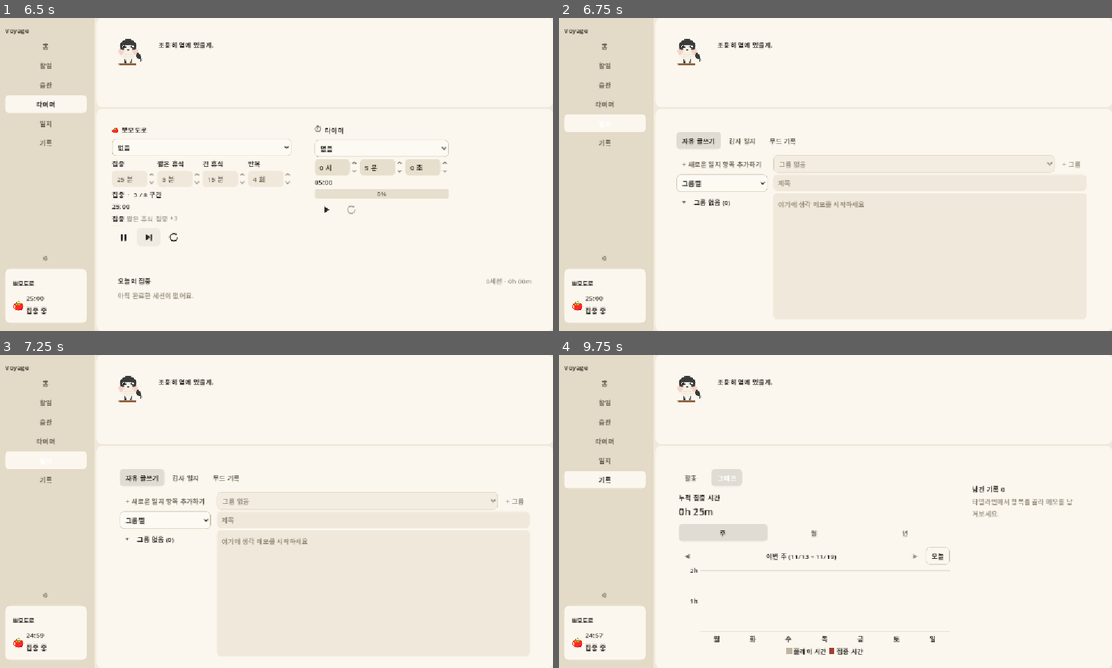
Above: before the commit, frames 1-4 (two rows, left to right).
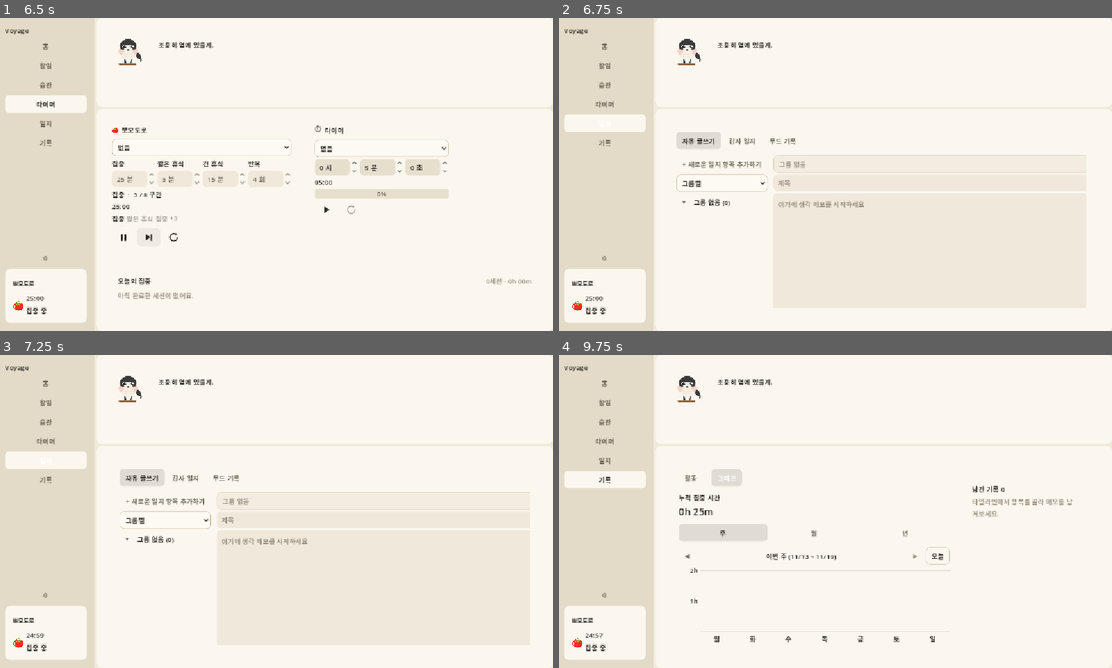
Above: after the commit, the same moments.

Repository: gee03143/voyager
Game: Godot game, scene res://scenes/MainShell.tscn
The game is run twice, just before and just after one commit, with the same random seed, the same clock (stepped at 60 frames per second) and the same inputs.
Inputs (mouse positions are in pixels of both pictures, inside the frame that each line leads up to):
- Up to frame 1 (6.5 s): click "홈" at 0.5 s; click "할일" at 1.25 s; click "습관" at 2 s; click "타이머" at 2.75 s; click (121, 237) at 3.52 s; click (121, 237) at 4.27 s; click (149, 237) at 5 s; click (149, 237) at 5.75 s
- Up to frame 2 (6.75 s): click "일지" at 6.5 s
- Up to frame 3 (7.25 s): no input
- Up to frame 4 (9.75 s): click "기록" at 7.25 s; click "⚙" at 8 s; click "활동" at 8.75 s; click "그래프" at 9.5 s

Frame 1 is identical in both runs. In frame 2, less than 0.1% of the frame differs, in the area x 88-96%, y 43-50%; in frame 3, less than 0.1%; in frame 4, 0.2%, in the area x 21-56%, y 45-96%.

Commit message:
서브탭 넘길때도 위젯 애니메이션 적용
* 매인 탭은 좌우, 서브 탭은 상하

Diff:
--- /dev/null
+++ b/scripts/commonui/panel_enter.gd
@@ -0,0 +1,47 @@
+class_name PanelEnter
+extends RefCounted
+
+# 패널이 한쪽에서 미끄러져 들어오는 연출. 콘텐츠 스왑과 탭 전환이 함께 쓴다.
+# 들어오는 방향은 표면마다 따로 정한다 — 시간과 이징을 표면마다 정하는 것과 같은 이유다.
+# 나가는 쪽은 다루지 않는다 — 거두는 데 시간을 쓰면 새 화면이 그만큼 늦게 시작한다.
+#
+# 컨테이너는 자식의 위치를 재배치마다 되돌리므로(docs/architecture/ui-animation.md)
+# 반드시 컨테이너가 아닌 래퍼 안에 있는 패널에만 걸 것.
+
+const DIST_PX := 48.0        # 들어오는 거리. 화면 크기에 비하면 짧다 — 멀리서 날아오면 이동이 주인공이 된다
+
+const FROM_LEFT := Vector2(-DIST_PX, 0.0)
+const FROM_BELOW := Vector2(0.0, DIST_PX)
+
+# 패널을 담을 자리. 호출부가 원하는 컨테이너에 직접 붙인다.
+static func make_wrap() -> Control:
+	var wrap := Control.new()
+	wrap.clip_contents = true                      # 콘텐츠는 무슨 일이 있어도 이 영역을 벗어나지 않는다
+	wrap.mouse_filter = Control.MOUSE_FILTER_IGNORE
+	return wrap
+
+# 패널을 래퍼에 넣고 정확히 채우게 만든다.
+static func adopt(wrap: Control, panel: Control) -> void:
+	if panel.get_parent() != wrap:
+		panel.reparent(wrap, false)                # 전역 변형 보정이 오프셋으로 남지 않게
+	# set_anchors_preset은 앵커만 바꾸고 오프셋은 그대로 둔다(Control.xml).
+	panel.set_anchors_and_offsets_preset(Control.PRESET_FULL_RECT)
+
+# 시간은 표면마다 따로 정한다. 큰 것이 느리게 움직여야 무겁게 느껴진다.
+static func play(host: Node, panel: Control, sec: float, from: Vector2 = FROM_BELOW) -> Tween:
+	panel.position = from
+	panel.modulate.a = 0.0                         # 재사용되는 인스턴스라 매번 같은 자리에서 시작시킨다
+	var t := host.create_tween().set_parallel()
+	t.tween_property(panel, "position", Vector2.ZERO, sec) \
+		.set_trans(Tween.TRANS_CUBIC).set_ease(Tween.EASE_OUT)   # 도착하며 멈추는 감속
+	t.tween_property(panel, "modulate:a", 1.0, sec * 0.5)
+	return t
+
+# 연출 없이 제자리로. 아직 화면에 없는 패널에 연출을 걸면 보이지도 않고 소진된다.
+static func settle(panel: Control) -> void:
+	panel.position = Vector2.ZERO
+	panel.modulate.a = 1.0
+
+static func kill(t: Tween) -> void:
+	if t != null and t.is_valid():
+		t.kill()
--- a/scripts/main_shell.gd
+++ b/scripts/main_shell.gd
@@ -12,8 +12,6 @@
 
 # 화면 전체가 바뀌는 가장 큰 변화라 탭 전환보다 길게 잡았다. F6에서 눈으로 조정할 값.
 const SWAP_ENTER_SEC := 0.35
-# 들어오는 거리. 화면 폭에 비하면 짧다 — 멀리서 날아오면 이동 자체가 주인공이 된다.
-const SWAP_ENTER_PX := 48.0
 
 @onready var nav_list: VBoxContainer = $Sidebar/Margin/VBox/NavList
 @onready var content_area: PanelContainer = $MainColumn/BodyRow/ContentArea
@@ -66,42 +64,21 @@
 		_content = null
 	if CONTENT_SCENES.has(index):
 		_content = PanelPool.get_instance(CONTENT_SCENES[index], null)
-		_content.reparent(_swap_wrap, false)
+		PanelEnter.adopt(_swap_wrap, _content as Control)
 		_content.visible = true
 		if _content.has_method("on_shown"):
 			_content.on_shown()
-		_enter_content()
+		# 사이드바에서 고르는 화면이라 옆에서 들어온다. 탭은 콘텐츠 안이라 아래에서 올라온다.
+		_swap_tween = PanelEnter.play(self, _content as Control, SWAP_ENTER_SEC, PanelEnter.FROM_LEFT)
 
 # 콘텐츠 영역은 PanelContainer라 자식의 위치를 재배치 때마다 되돌린다(docs/architecture/ui-animation.md).
-# 패널 안 목록이 다시 그려질 때마다 그 재배치가 일어나므로, 순수 Control을 한 겹 끼워
-# 그 안쪽에서 움직이게 한다. 씬은 안 건드리고 코드에서 만든다.
+# 패널 안 목록이 다시 그려질 때마다 그 재배치가 일어나므로 래퍼를 한 겹 끼운다.
 func _init_swap_wrap() -> void:
-	_swap_wrap = Control.new()
-	# 콘텐츠는 무슨 일이 있어도 이 영역을 벗어나지 않는다.
-	# 패널이 영역보다 큰 최소 크기를 가지면 내용이 위아래로 넘쳐 배너까지 덮는다.
-	_swap_wrap.clip_contents = true
-	_swap_wrap.mouse_filter = Control.MOUSE_FILTER_IGNORE
+	_swap_wrap = PanelEnter.make_wrap()
 	content_area.add_child(_swap_wrap)
 
-# 화면은 언제나 왼쪽에서 오른쪽으로 들어온다.
-# 항목 위치에 따라 방향을 바꾸면 같은 조작에 매번 다른 움직임이 나와 오히려 혼란스럽다.
-func _enter_content() -> void:
-	var panel := _content as Control
-	if panel == null:
-		return
-	# set_anchors_preset은 앵커만 바꾸고 오프셋은 그대로 둔다(Control.xml).
-	# 오프셋까지 잡아야 래퍼를 정확히 채운다.
-	panel.set_anchors_and_offsets_preset(Control.PRESET_FULL_RECT)
-	panel.position.x = -SWAP_ENTER_PX
-	panel.modulate.a = 0.0                               # 재사용되는 인스턴스라 매번 같은 자리에서 시작시킨다
-	_swap_tween = create_tween().set_parallel()
-	_swap_tween.tween_property(panel, "position:x", 0.0, SWAP_ENTER_SEC) \
-		.set_trans(Tween.TRANS_CUBIC).set_ease(Tween.EASE_OUT)   # 도착하며 멈추는 감속
-	_swap_tween.tween_property(panel, "modulate:a", 1.0, SWAP_ENTER_SEC * 0.5)
-
 func _kill_swap_tween() -> void:
-	if _swap_tween != null and _swap_tween.is_valid():
-		_swap_tween.kill()
+	PanelEnter.kill(_swap_tween)
 	_swap_tween = null
 
 func _init_mini_widget() -> void:
--- a/scripts/record/journal/journal_dashboard.gd
+++ b/scripts/record/journal/journal_dashboard.gd
@@ -4,12 +4,38 @@
 @onready var freeform_tab: Control = $Margin/Main/FreeformTab
 @onready var gratitude_tab: Control = $Margin/Main/GratitudeTab
 @onready var mood_tab: Control = $Margin/Main/MoodTab
+@onready var main_vbox: VBoxContainer = $Margin/Main
+
+# 바뀌는 영역이 화면 전체보다 작으므로 콘텐츠 스왑(0.35)보다 짧다. F6에서 눈으로 조정할 값.
+const TAB_ENTER_SEC := 0.22
+
+var _wrap: Control
+var _tween: Tween
 
 func _ready() -> void:
+	_init_wrap()
 	tab_row.tab_selected.connect(_on_tab_selected)
 	tab_row.set_tabs(["JOURNAL_TAB_FREEFORM", "JOURNAL_TAB_GRATITUDE", "JOURNAL_TAB_MOOD"])
 
+# 탭 패널은 한 번에 하나만 보이므로 세로로 쌓아둘 이유가 없다.
+# 래퍼 하나에 겹쳐 넣으면 컨테이너가 위치를 되돌리지 않아 연출을 걸 수 있다.
+func _init_wrap() -> void:
+	_wrap = PanelEnter.make_wrap()
+	_wrap.size_flags_vertical = Control.SIZE_EXPAND_FILL
+	main_vbox.add_child(_wrap)                     # TabRow 다음 자리
+	for tab in [freeform_tab, gratitude_tab, mood_tab]:
+		PanelEnter.adopt(_wrap, tab)
+
 func _on_tab_selected(index: int) -> void:
+	PanelEnter.kill(_tween)
 	freeform_tab.visible = (index == 0)
 	gratitude_tab.visible = (index == 1)
 	mood_tab.visible = (index == 2)
+	var shown: Control = [freeform_tab, gratitude_tab, mood_tab][index] if index >= 0 and index < 3 else null
+	if shown == null:
+		return
+	# 첫 생성은 풀 안에서 일어나 아직 화면에 없다. 그때 연출하면 셸의 진입 연출과 겹쳐 보인다.
+	if not is_visible_in_tree():
+		PanelEnter.settle(shown)
+		return
+	_tween = PanelEnter.play(self, shown, TAB_ENTER_SEC)
--- a/scripts/record/record_dashboard.gd
+++ b/scripts/record/record_dashboard.gd
@@ -8,9 +8,15 @@
 @onready var note_editor: NoteEditor = $Margin/Body/Summary/SummaryMargin/SummaryVBox/NoteEditor
 @onready var note_stream: NoteStream = $Margin/Body/Summary/SummaryMargin/SummaryVBox/NoteStream
 
+# 바뀌는 영역이 화면 전체보다 작으므로 콘텐츠 스왑(0.35)보다 짧다. F6에서 눈으로 조정할 값.
+const TAB_ENTER_SEC := 0.22
+
 var _day: String = ""
+var _wrap: Control
+var _tween: Tween
 
 func _ready() -> void:
+	_init_wrap()
 	tab_row.tab_selected.connect(_on_tab_selected)
 	tab_row.set_tabs(["RECORD_TAB_ACTIVITY", "RECORD_TAB_GRAPH"])
 	calendar.day_selected.connect(_on_day_selected)
@@ -31,9 +37,27 @@
 	if _day != "":
 		view.render_day(_day)
 
+# 탭 패널은 한 번에 하나만 보이므로 세로로 쌓아둘 이유가 없다.
+# 래퍼 하나에 겹쳐 넣으면 컨테이너가 위치를 되돌리지 않아 연출을 걸 수 있다.
+func _init_wrap() -> void:
+	_wrap = PanelEnter.make_wrap()
+	_wrap.size_flags_vertical = Control.SIZE_EXPAND_FILL
+	$Margin/Body/Main.add_child(_wrap)              # TabRow 다음 자리
+	PanelEnter.adopt(_wrap, activity_panel)
+	PanelEnter.adopt(_wrap, graph_panel)
+
 func _on_tab_selected(index: int) -> void:
+	PanelEnter.kill(_tween)
 	activity_panel.visible = (index == 0)
 	graph_panel.visible = (index == 1)
+	var shown: Control = activity_panel if index == 0 else (graph_panel if index == 1 else null)
+	if shown == null:
+		return
+	# 첫 생성은 풀 안에서 일어나 아직 화면에 없다. 그때 연출하면 셸의 진입 연출과 겹쳐 보인다.
+	if not is_visible_in_tree():
+		PanelEnter.settle(shown)
+		return
+	_tween = PanelEnter.play(self, shown, TAB_ENTER_SEC)
 
 func _on_day_selected(iso: String) -> void:
 	_day = iso
Not shown, added: scripts/commonui/panel_enter.gd.uid
Not shown, changed: docs/specs/ui-animation.md
